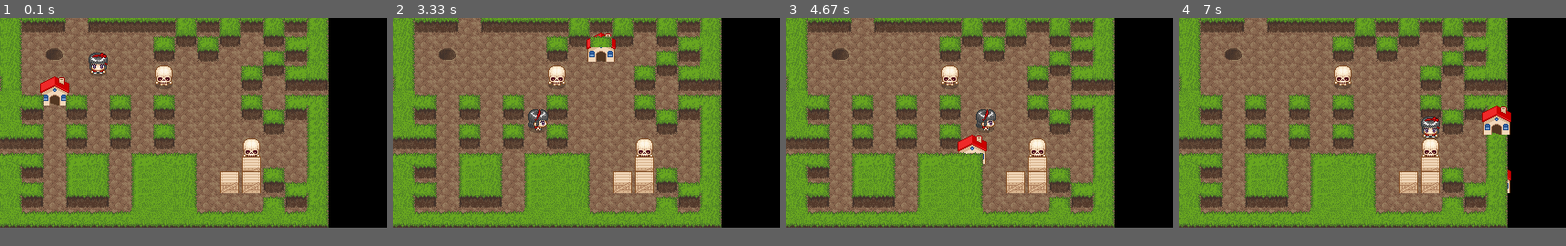
Above: before the commit, frames 1-4 (left to right).
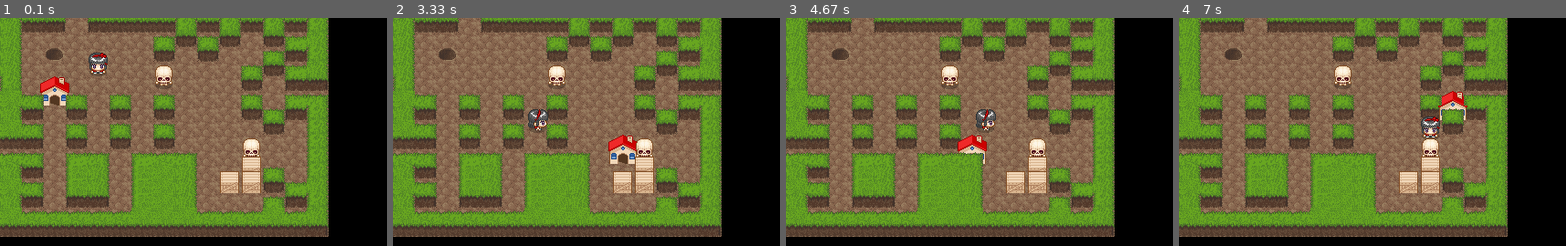
Above: after the commit, the same moments.

Repository: saidc/PyGame2d
Game: pygame game, started from qq3.py
Two runs of this game, one before a commit and one after it. Both use one fixed random seed, a clock stepped at 60 frames per second and the inputs below.
Inputs (mouse positions are in pixels of both pictures, inside the frame that each line leads up to):
- Up to frame 1 (0.1 s): no input
- Up to frame 2 (3.33 s): click (586, 132) at 0.42 s; tap Space at 0.67, 1.83 s; hold Right 1-1.47 s; hold Up 1.5-1.8 s; click (466, 97) at 2.27 s; click (644, 52) at 2.6 s; click (632, 150) at 2.93 s; click (594, 54) at 3.27 s
- Up to frame 3 (4.67 s): hold Right 3.5-3.97 s; click (886, 86) at 3.63 s; click (983, 154) at 4.1 s; hold Left from 4.33 s (still down); tap Space at 4.4 s; click (979, 159) at 4.47 s
- Up to frame 4 (7 s): tap Space at 4.7, 5.3, 5.63, 6.03, 6.33, 6.7 s; release Left at 4.87 s; move the mouse to (1473, 168) at 4.9 s; click (1473, 168) at 5 s; hold Down 5.23-5.53 s; move the mouse to (1318, 84) at 5.27 s; click (1318, 84) at 5.37 s; hold Up 5.57-5.93 s; move the mouse to (1449, 113) at 5.6 s; click (1449, 113) at 5.7 s; hold Right 5.97-6.6 s; click (1507, 191) at 6.1 s; hold Down from 6.63 s (still down); click (1492, 127) at 6.77 s
In our replay, the window is 424x230 before the commit and 424x250 after it. These sizes can differ from the game's own. Grey fills any space a smaller window leaves; there, only what the larger window draws over its background counts as a difference.

The runs differ from the first frame. In frame 1, 3.4% of the frame differs, in the area x 0-85%, y 92-96%; in frame 2, 4.7%; in frame 3, 3.4%; in frame 4, 4.8%, in the area x 0-86%, y 32-96%.

Commit message:
adding the prevention when click out of the world, and i generate a map that allows to create a path or have a string visualitazion of where ist every item

Diff:
--- a/qq3.py
+++ b/qq3.py
@@ -181,14 +181,14 @@
             if len(section) == 1:
                 desc = dict(parser.items(section))
                 self.key[section] = desc
-                #print("(section: ",section," ,desc: ",desc,")" )
-        print("key['h']: ",self.key['h'])
+
         self.width = len(self.map[0])
         self.height = len(self.map)
         for y, line in enumerate(self.map):
             for x, c in enumerate(line):
                 if not self.is_wall(x, y) and 'sprite' in self.key[c]:
                     self.items[(x, y)] = self.key[c]
+
 
     def render(self):
         """Draw the level on the surface."""
@@ -284,6 +284,7 @@
         self.sprites = SortedUpdates()
         self.overlays = pygame.sprite.RenderUpdates()
         self.use_level(Level())
+        self.map = self.level.map
 
     def use_level(self, level):
         """Set the level as the current one."""
@@ -292,22 +293,22 @@
         self.sprites = SortedUpdates()
         self.overlays = pygame.sprite.RenderUpdates()
         self.level = level
+        #print(level.items)
         # Populate the game with the level's objects
         for pos, tile in level.items.items():
-            #print("tile['name']: ",tile["name"]=='house')
+
             if tile.get("player") in ('true', '1', 'yes', 'on'):
                 sprite = Player(pos)
                 self.player = sprite
-            elif (tile["name"]=='house'):
-            #else:
-                print("tile['sprite']: ",tile["sprite"])
+            elif (tile["name"]=='house'):# here identify the specific house sprite
                 sprite = Sprite(pos, SPRITE_CACHE[tile["sprite"]])
                 self.house = sprite
-            else:
+            else: # here identify others sprites
                 sprite = Sprite(pos, SPRITE_CACHE[tile["sprite"]])
-            self.sprites.add(sprite)
+            self.sprites.add(sprite) # here we add to the array of sprites
             self.shadows.add(Shadow(sprite))
         # Render the level map
+
         self.background, overlays = self.level.render()
         # Add the overlays for the level map
         for (x, y), image in overlays.items():
@@ -336,7 +337,6 @@
             """Check if the specified key is pressed."""
 
             return self.pressed_key == key or keys[key]
-
 
         if pressed(pg.K_UP):
             walk(0)
@@ -347,9 +347,19 @@
         elif pressed(pg.K_RIGHT):
             walk(1)
         elif pressed(pg.K_SPACE):
+
             self.walk_path = [ 0,1, 0, 0, 1, 1, 1, 1, 1, 1, 2, 2 ]
             print("Space")
         self.pressed_key = None
+    #here its a function to print the map, to make some proof
+    def printMap(self):
+        self.width = len(self.map[0])
+        self.height = len(self.map)
+        for y, line in enumerate(self.map):
+            Wline = ""
+            for x, c in enumerate(line):
+                Wline = Wline + c
+            print(Wline)
 
     def main(self):
         """Run the main loop."""
@@ -392,10 +402,30 @@
                     self.pressed_key = event.key
                 elif event.type == pg.MOUSEBUTTONDOWN:
                     x,y = pygame.mouse.get_pos()
-                    dx = ((x // MAP_TILE_WIDTH) - self.house.pos[0]) * MAP_TILE_WIDTH
-                    dy = ((y // MAP_TILE_HEIGHT) - self.house.pos[1]) * MAP_TILE_HEIGHT
-                    #print(self.house.pos[0], self.house.pos[1])
-                    self.house.move(dx, dy)
+                    # identify if the click area is inside the wold
+                    if(not((x // MAP_TILE_WIDTH)>=15 or (y // MAP_TILE_HEIGHT)>=15)):
+                        xpos,ypos = (x // MAP_TILE_WIDTH), (y // MAP_TILE_HEIGHT)
+                        if(self.map[ypos][xpos] == 'h'):
+                            print("house")
+                        elif(self.map[ypos][xpos] == 'X'):
+                            print("wall")
+                        elif(self.map[ypos][xpos] == 'b'):
+                            print("crate")
+                        elif(self.map[ypos][xpos] == '>'):
+                            print("stairs")
+                        elif(self.map[ypos][xpos] == '.'):
+                            print("floor")
+                        elif(self.map[ypos][xpos] == 's'):
+                            print("skeleton")
+
+                        # mouse doesnt click over a wall
+                        if(not(self.level.get_bool((x // MAP_TILE_WIDTH), (y // MAP_TILE_HEIGHT), 'wall'))):
+                            dx = ((x // MAP_TILE_WIDTH) - self.house.pos[0]) * MAP_TILE_WIDTH
+                            dy = ((y // MAP_TILE_HEIGHT) - self.house.pos[1]) * MAP_TILE_HEIGHT
+                            self.house.move(dx, dy)
+
+                        #print(self.map[ypos][xpos], " (",xpos,ypos,")")
+
 
                 #solve algorithm
 
@@ -405,5 +435,5 @@
     MAP_CACHE = TileCache(MAP_TILE_WIDTH, MAP_TILE_HEIGHT)
     TILE_CACHE = TileCache(32, 32)
     pygame.init()
-    pygame.display.set_mode((424, 230))#424, 320
+    pygame.display.set_mode((424, 250))#424, 320
     Game().main()
